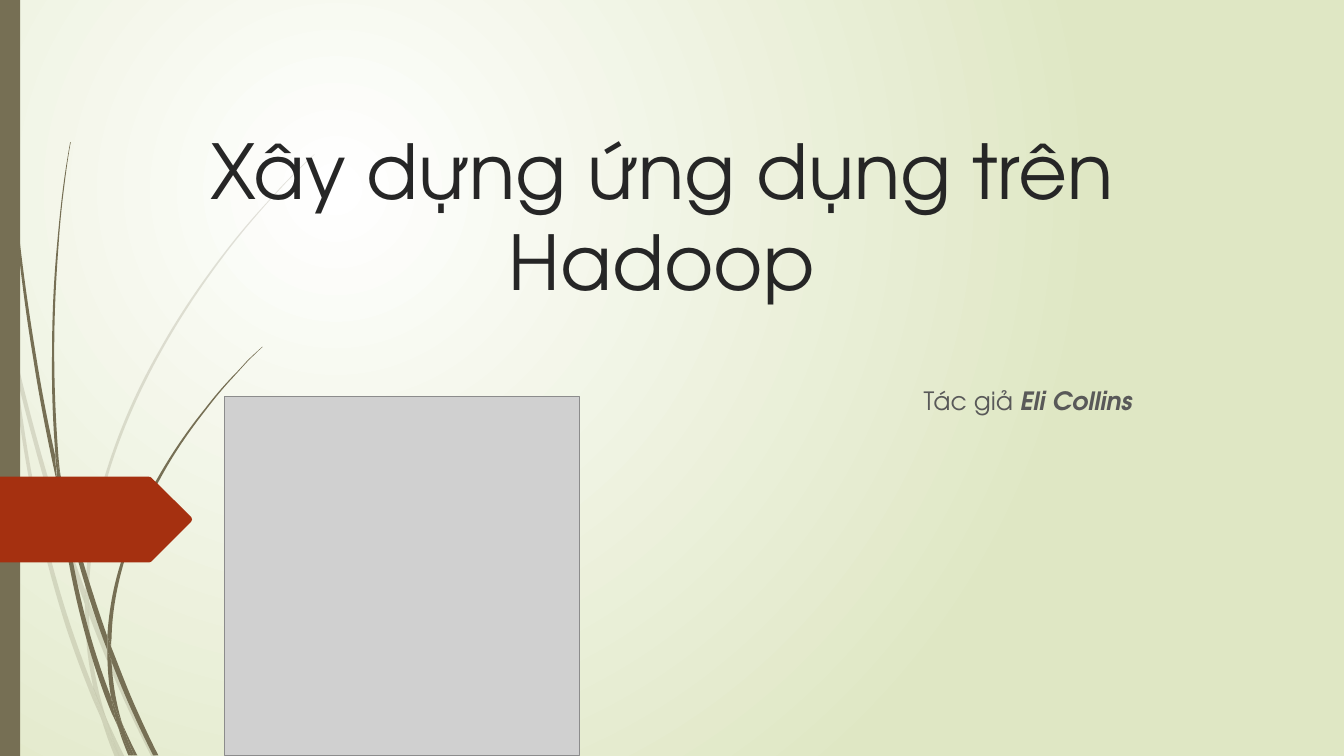
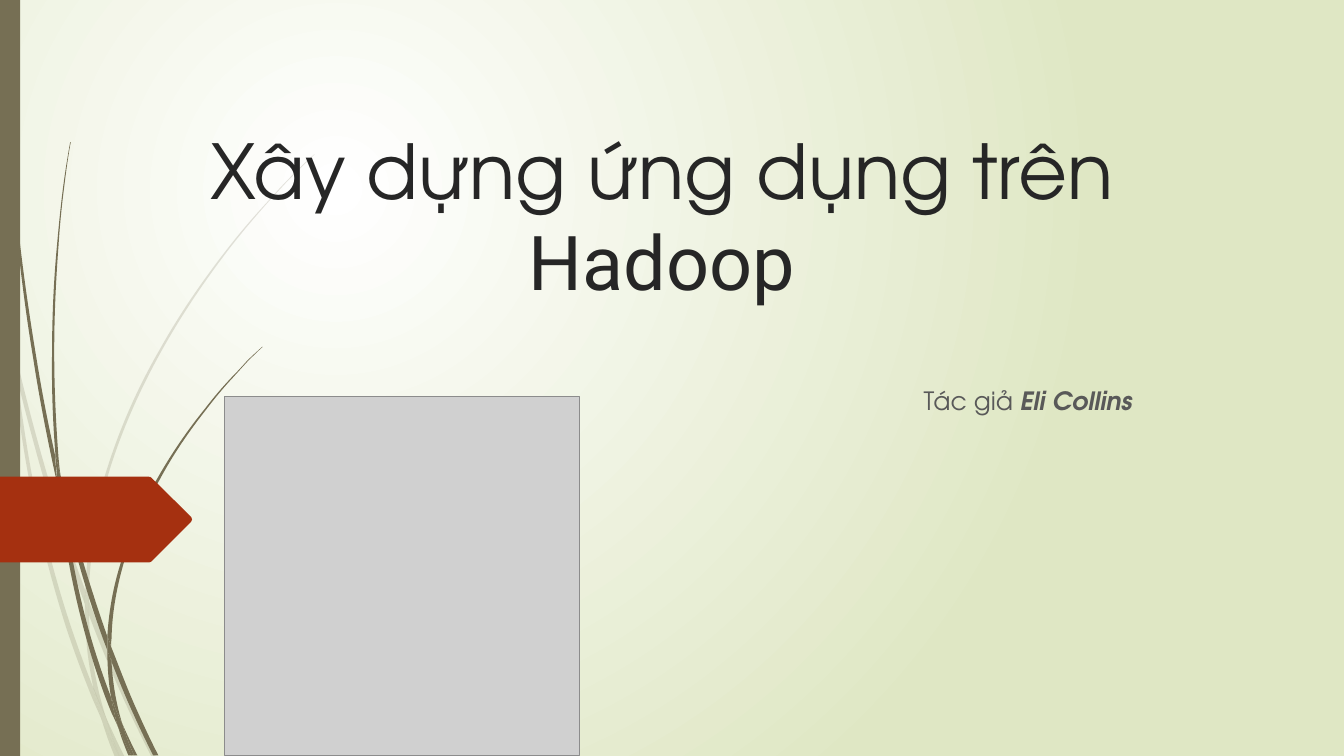
Before and after one commit to sonnv56/Mon-CVDHD-2014, a slide deck: slide 1 of Ngo_Van_Hieu/Xây dựng ứng dụng Với Hadoop.pptx. Drawn at 1344x756 pixels with LibreOffice and Linux fonts; fonts in the diff are those of the drawing; grey boxes stand for pictures. Boxes give left, top, right and bottom in pixels: in the first picture for what was removed or moved away, otherwise in the second. Text is boxed around its words. In the diff, an @@ line names an element or a change of style, - is before the commit and + after.

```diff
--- a/Ngo_Van_Hieu/Xây dựng ứng dụng Với Hadoop.pptx
+++ b/Ngo_Van_Hieu/Xây dựng ứng dụng Với Hadoop.pptx
@@ title "Xây dựng ứng dụng trên ..." at <box>210,141,1113,306</box>: font TeX Gyre Adventor to Roboto in "Hadoop" @@
```
Also in this commit, not shown: 6 other slides changed, 1 other file.
